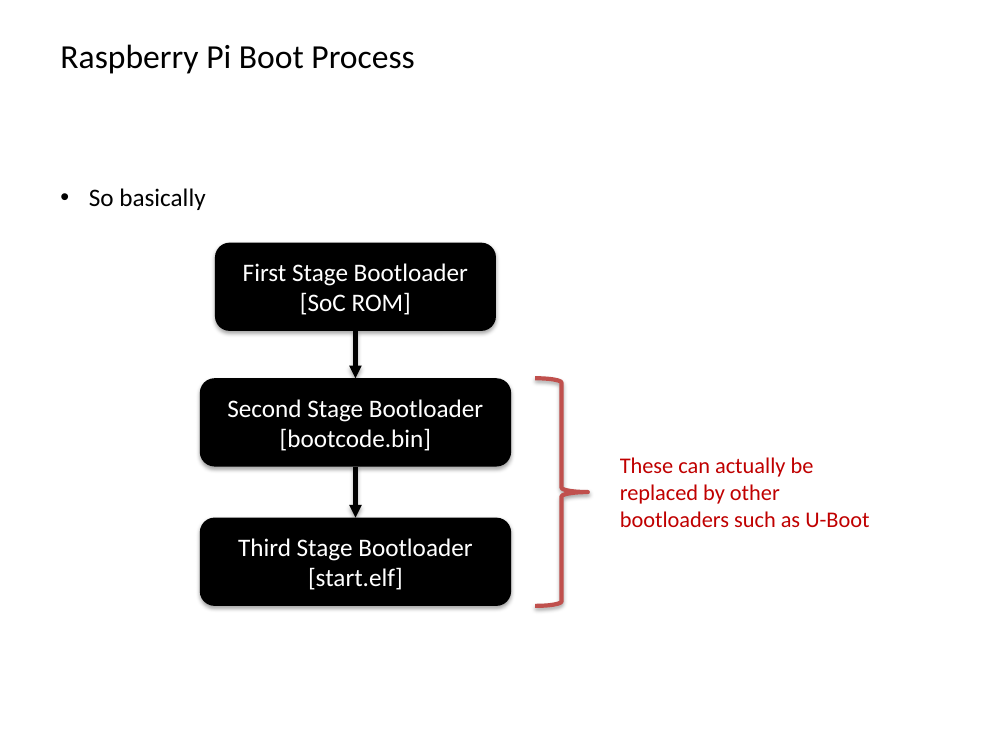
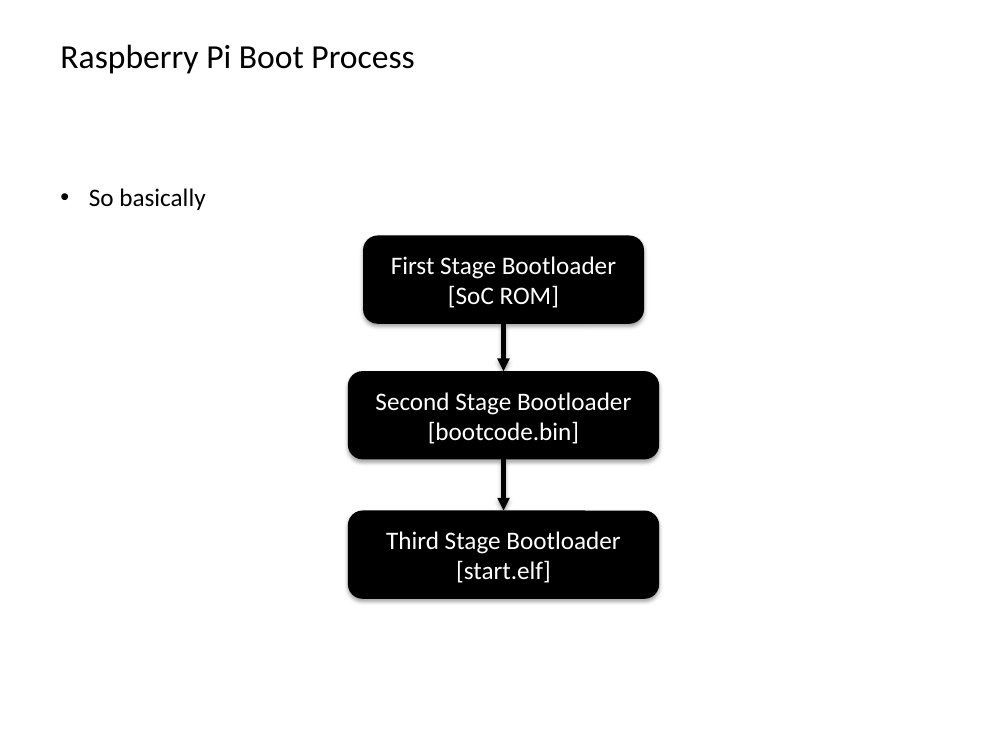
Before and after one commit to BioBoost/multimediatechnieken, a slide deck: slide 4 of slides/raspberry_pi_boot_process.pptx. Drawn at 1008x756 pixels with LibreOffice and Linux fonts; fonts in the diff are those of the drawing; background and template pictures are left out. Boxes give left, top, right and bottom in pixels: in the first picture for what was removed or moved away, otherwise in the second. Text is boxed around its words. In the diff, an @@ line names an element or a change of style, - is before the commit and + after.

Commit message:
Fix some typo's and other small errors

```diff
--- a/slides/raspberry_pi_boot_process.pptx
+++ b/slides/raspberry_pi_boot_process.pptx
@@ right brace removed at bbox=[535, 378, 588, 606] @@
@@ 2 rounded rectangles, 2 arrows: place and size @@
-2 rounded rectangles, 2 arrows at bbox=[200, 243, 511, 518]
+2 rounded rectangles, 2 arrows at bbox=[348, 236, 659, 510]
@@ text removed at bbox=[620, 457, 869, 527] @@
-These can actually be replaced by other bootloaders such as U-Boot
@@ rounded rectangle "Third Stage Bootloader": place and size @@
-rounded rectangle "Third Stage Bootloader" at bbox=[200, 518, 511, 607]
+rounded rectangle "Third Stage Bootloader" at bbox=[348, 510, 659, 599]
```
Also in this commit, not shown: 2 other files.
